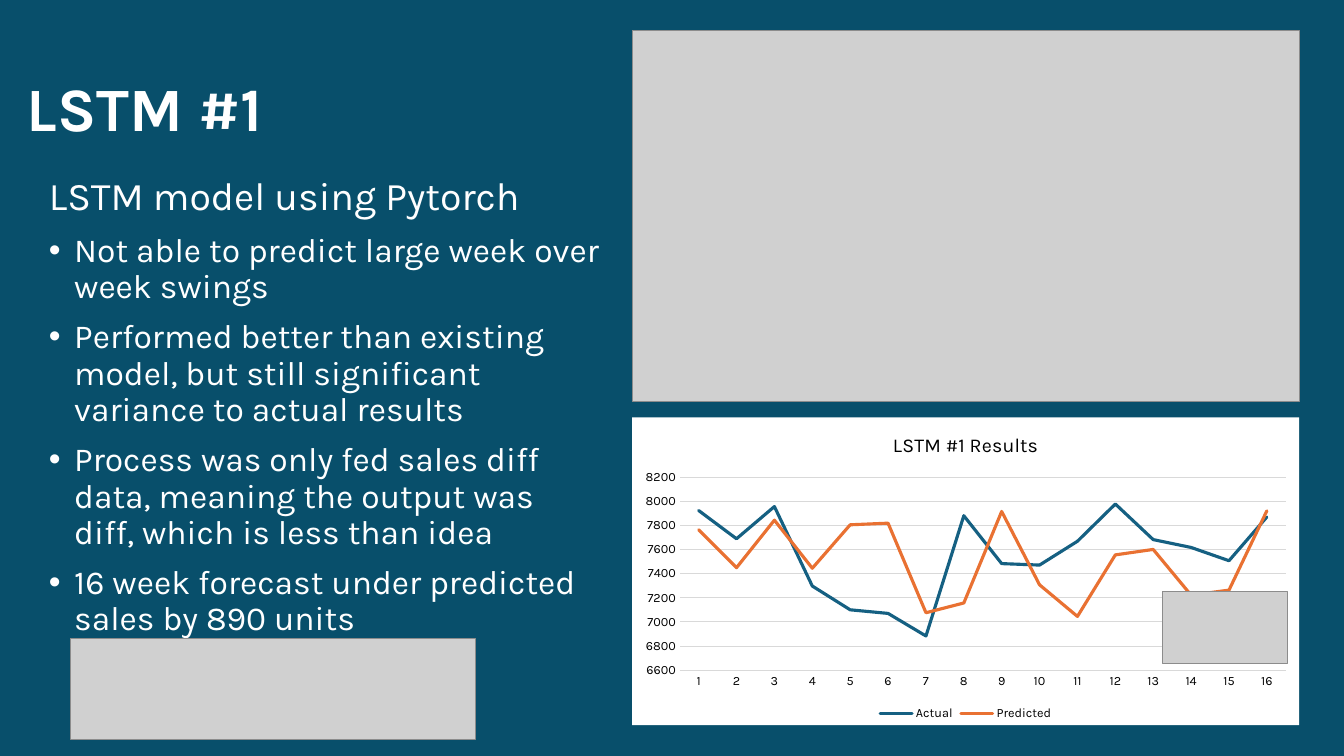
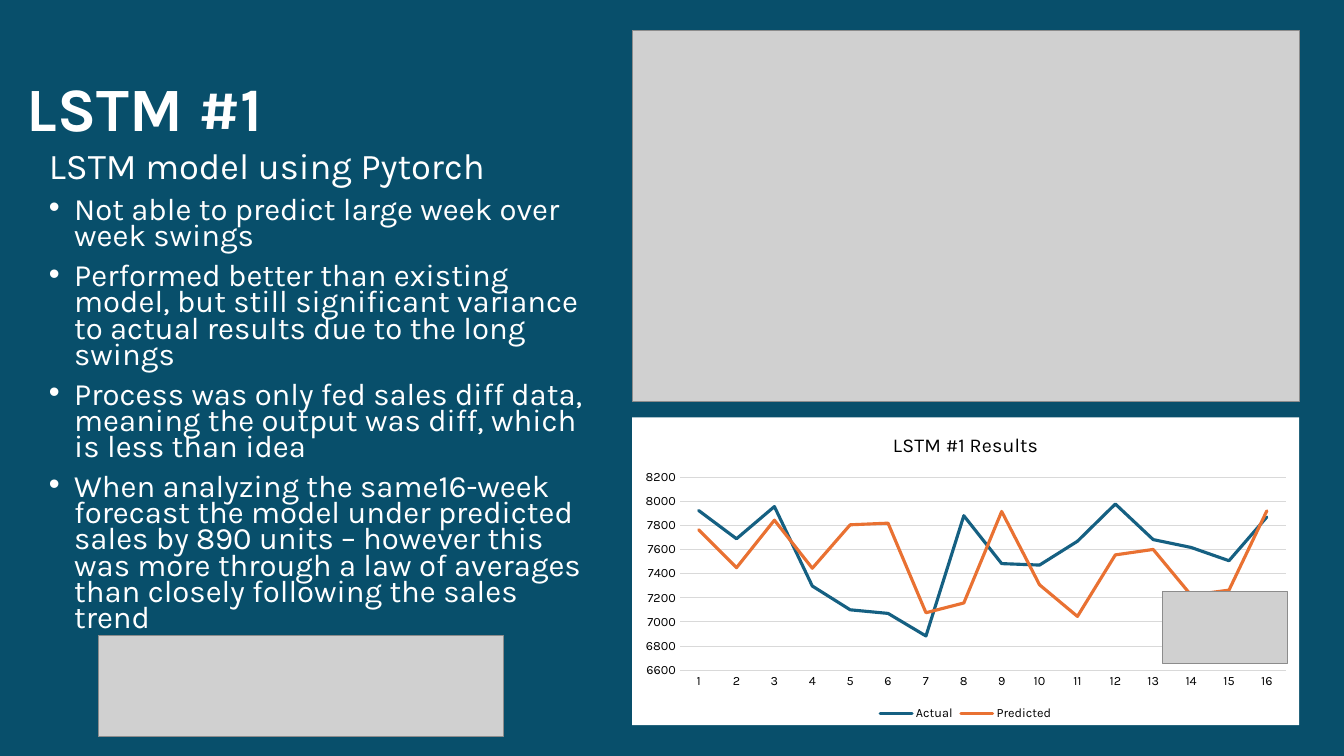
Before and after one commit to jstipe1/AI_Project_3, a slide deck: slide 5 of Forecasting_presentation.pptx. Drawn at 1344x756 pixels with LibreOffice and Linux fonts; fonts in the diff are those of the drawing; grey boxes stand for pictures. Boxes give left, top, right and bottom in pixels: in the first picture for what was removed or moved away, otherwise in the second. Text is boxed around its words. In the diff, an @@ line names an element or a change of style, - is before the commit and + after.

```diff
--- a/Forecasting_presentation.pptx
+++ b/Forecasting_presentation.pptx
@@ text "LSTM model using Pytorch": place and size @@
-text "LSTM model using Pytorch" at <box>49,183,599,639</box>
+text "LSTM model using Pytorch" at <box>49,154,582,629</box>
@@ text at <box>49,154,582,458</box>: size 28 to 25.9 pt in "LSTM model using Pytorch"; size 24 to 22.2 pt in "Not able to predict large week over ...", "Process was only fed sales diff data, ..."; line spacing 0.9 to 0.7 @@
@@ text at <box>74,264,578,372</box>: text changed; size 24 to 22.2 pt @@
-• Performed better than existing model, but still significant variance to actual results
+• Performed better than existing model, but still significant variance to actual results due to the long swings
@@ text at <box>74,475,581,629</box>: text changed; size 24 to 22.2 pt @@
-• 16 week forecast under predicted sales by 890 units
+• When analyzing the same16-week forecast the model under predicted sales by 890 units – however this was more through a law of averages than closely following the sales trend
@@ picture: place and size @@
-picture at <box>71,638,476,739</box>
+picture at <box>99,636,504,737</box>
```
Also in this commit, not shown: 4 other slides changed.
